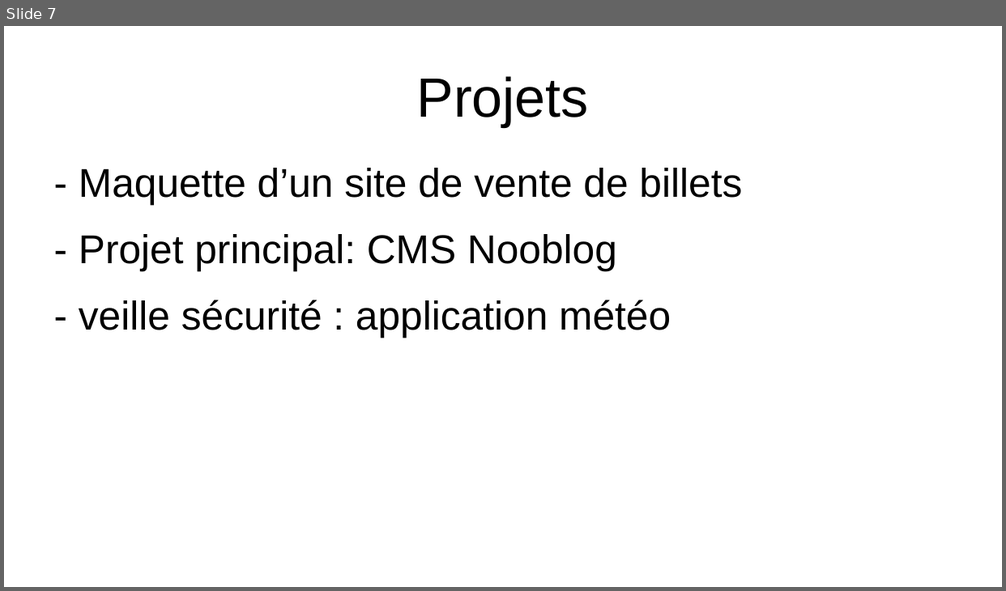
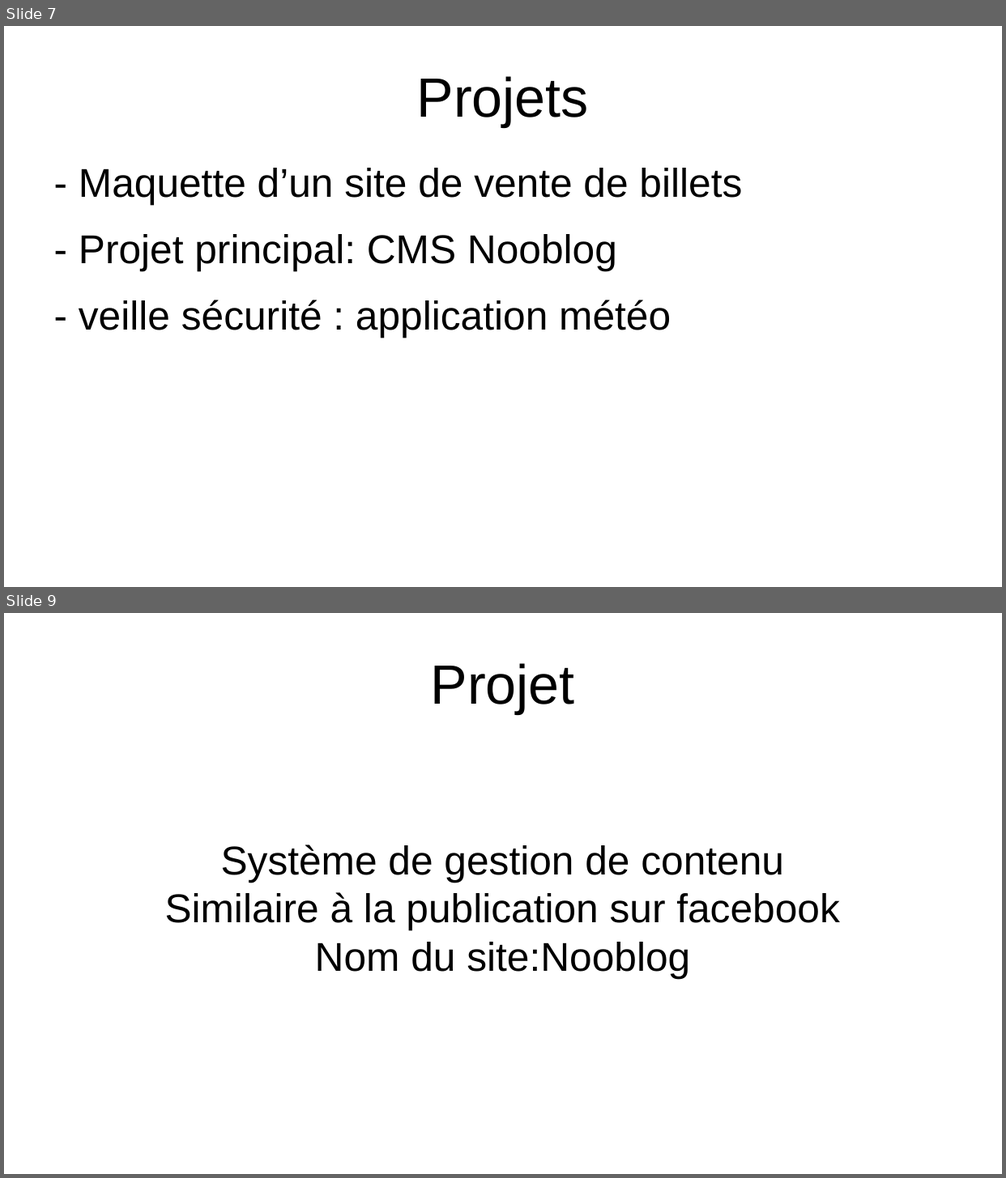
Before and after one commit to feihachim/afpa-dossiers-exam, a slide deck: Presentation-projet.odp. Shown one above the other, each under a label of ours: slide 7 before the commit, slides 7 and 9 after it; the slides between them are not shown. The pictures are 1006x591 and 1006x1178 pixels, drawn with LibreOffice and Linux fonts; fonts in the diff are those of the drawing. Boxes give left, top, right and bottom in pixels: in the first picture for what was removed or moved away, otherwise in the second. Text is boxed around its words. In the diff, an @@ line names an element or a change of style, - is before the commit and + after.

```diff
--- a/Presentation-projet.odp
+++ b/Presentation-projet.odp
@@ slide 9 added at <box>4,613,1002,1174</box>, background #FFFFFF @@
@@ title added at <box>431,663,575,714</box>, 44 pt, text #000000 @@
+Projet
@@ subtitle added at <box>165,845,840,979</box>, 32 pt, text #000000 @@
+Système de gestion de contenu
+Similaire à la publication sur facebook
+Nom du site:Nooblog
```
Also in this commit, not shown: 1 slide changed, 3 other slides added, 1 other file.
